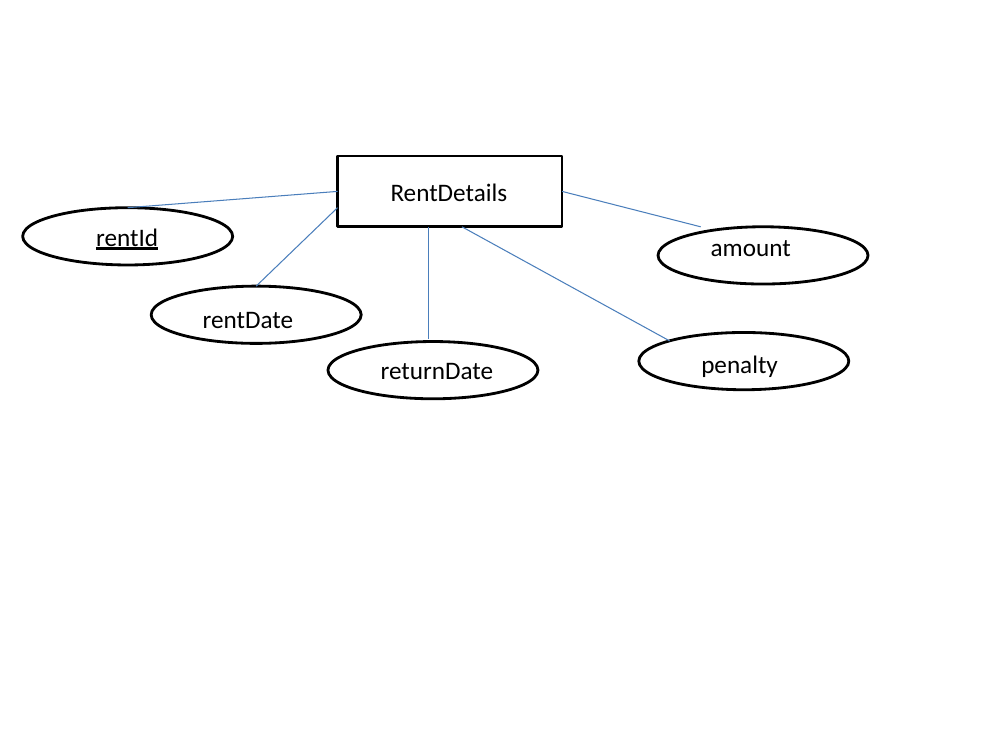
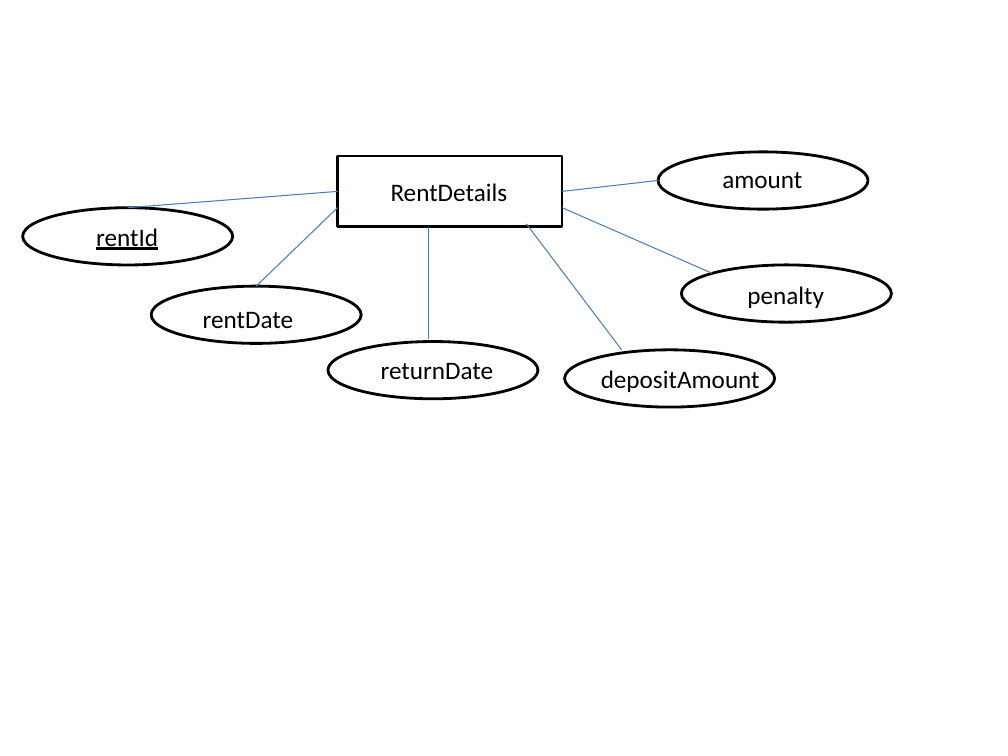
Before and after one commit to brillio-induction-2015-group-1/Project, a slide deck: slide 3 of Documentation/erdiagram.pptx. Drawn at 1008x756 pixels with LibreOffice and Linux fonts; fonts in the diff are those of the drawing. Boxes give left, top, right and bottom in pixels: in the first picture for what was removed or moved away, otherwise in the second. Text is boxed around its words. In the diff, an @@ line names an element or a change of style, - is before the commit and + after.

```diff
--- a/Documentation/erdiagram.pptx
+++ b/Documentation/erdiagram.pptx
@@ ellipse: place and size @@
-ellipse at box(658, 227, 868, 284)
+ellipse at box(658, 152, 868, 210)
@@ text "amount": place and size @@
-text "amount" at box(711, 240, 791, 257)
+text "amount" at box(722, 172, 802, 188)
@@ line moved from (562, 192) - (701, 227) to (562, 192) - (658, 180) @@
@@ line moved from (462, 227) - (669, 341) to (562, 208) - (713, 273) @@
@@ line added from (526, 224) to (622, 350), #4B7EBC 0.75 pt @@
@@ ellipse: place and size @@
-ellipse at box(639, 333, 849, 390)
+ellipse at box(681, 265, 891, 323)
@@ text "penalty": place and size @@
-text "penalty" at box(701, 355, 778, 377)
+text "penalty" at box(747, 286, 824, 308)
@@ ellipse added at box(564, 350, 774, 407), outline #000000 2 pt @@
@@ text added at box(601, 370, 760, 394), 18 pt, text #000000 @@
+depositAmount
```
Also in this commit, not shown: 3 other slides changed, 2 other files.
